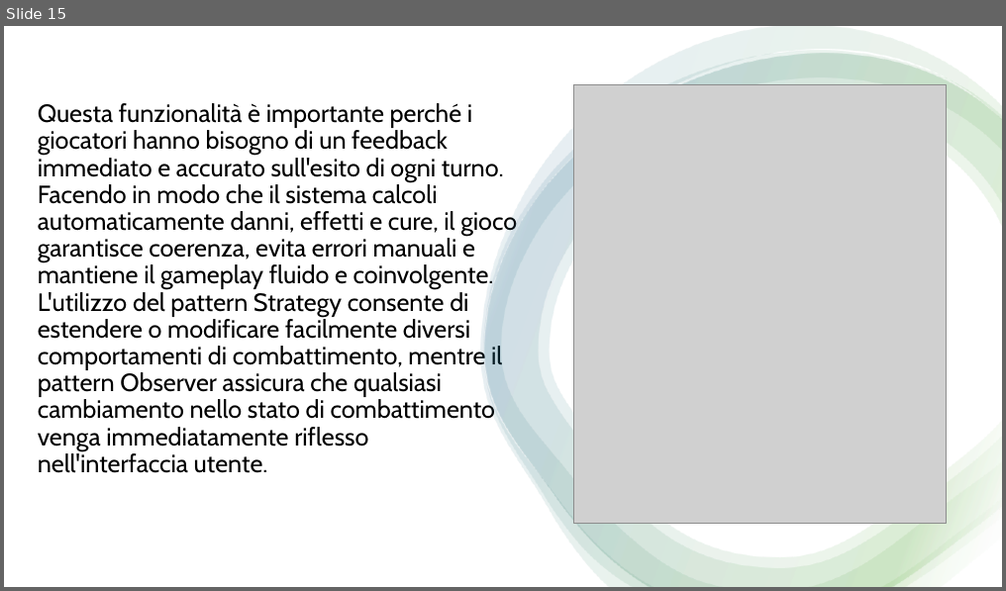
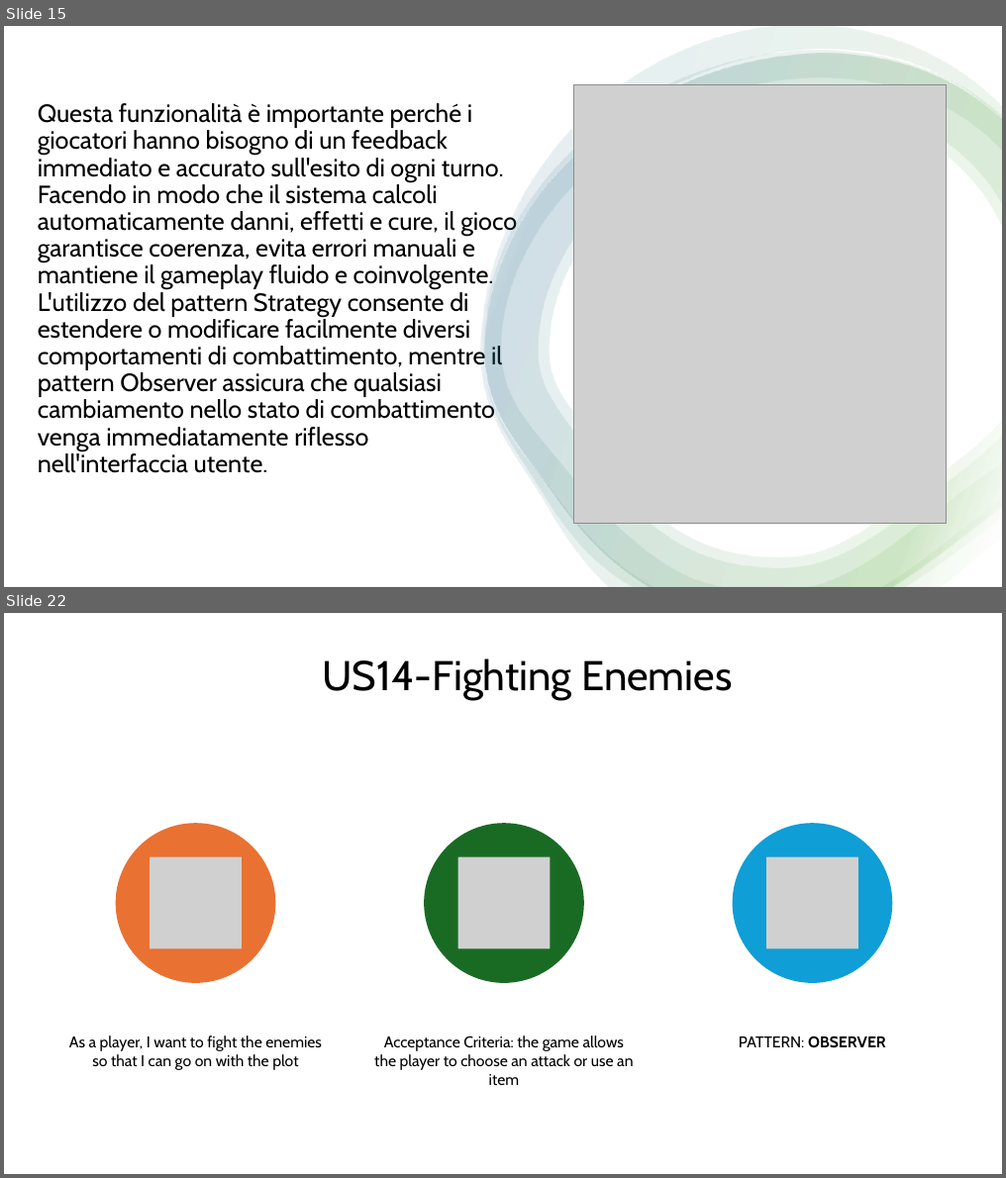
Before and after one commit to samMM-cs/iss-team2, a slide deck: Revisione1 .pptx. Shown one above the other, each under a label of ours: slide 15 before the commit, slides 15 and 22 after it; the slides between them are not shown. The pictures are 1006x591 and 1006x1178 pixels, drawn with LibreOffice and Linux fonts; fonts in the diff are those of the drawing; grey boxes stand for pictures. Boxes give left, top, right and bottom in pixels: in the first picture for what was removed or moved away, otherwise in the second. Text is boxed around its words. In the diff, an @@ line names an element or a change of style, - is before the commit and + after.

```diff
--- a/Revisione1 .pptx
+++ b/Revisione1 .pptx
@@ slide 22 added at [4,613,1002,1174], background #FFFFFF @@
@@ title added at [323,659,732,700], 40 pt, text #000000 @@
+US14-Fighting Enemies
@@ group added at [69,823,893,1085]: 3 ellipses, 3 pictures, 3 texts @@
+As a player, I want to fight the enemies so that I can go on with the plot
+Acceptance Criteria: the game allows the player to choose an attack or use an item
+PATTERN: OBSERVER
```
Also in this commit, not shown: 1 slide changed, 5 other slides added.
